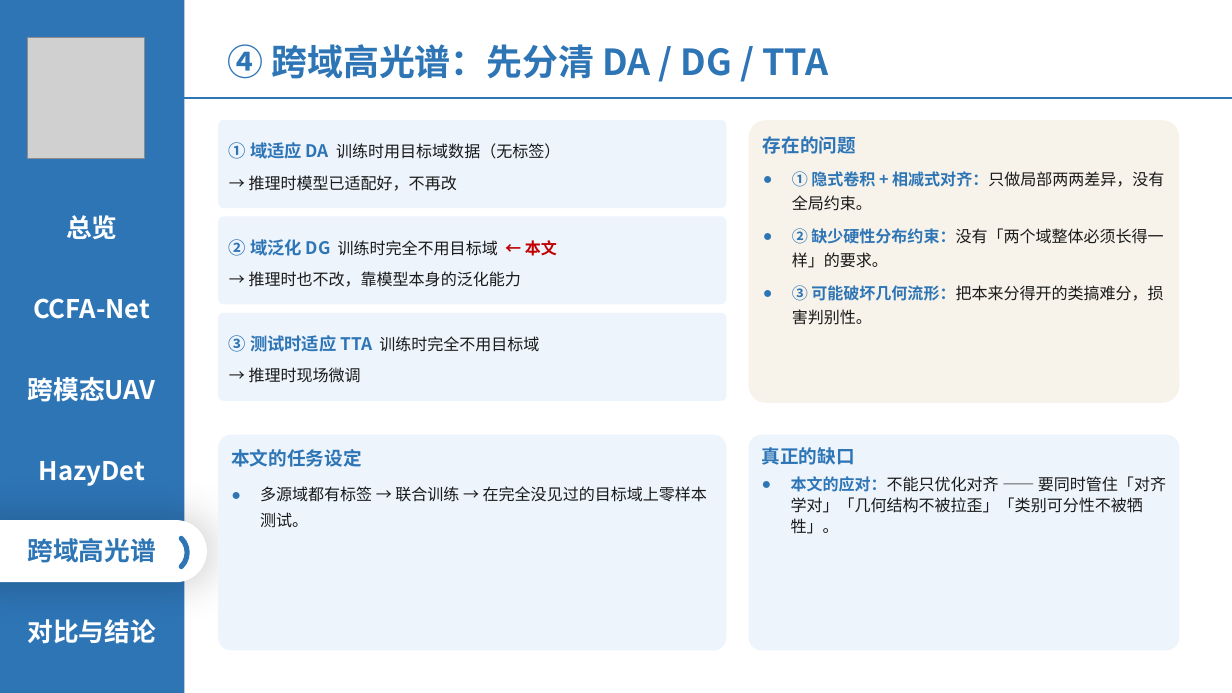
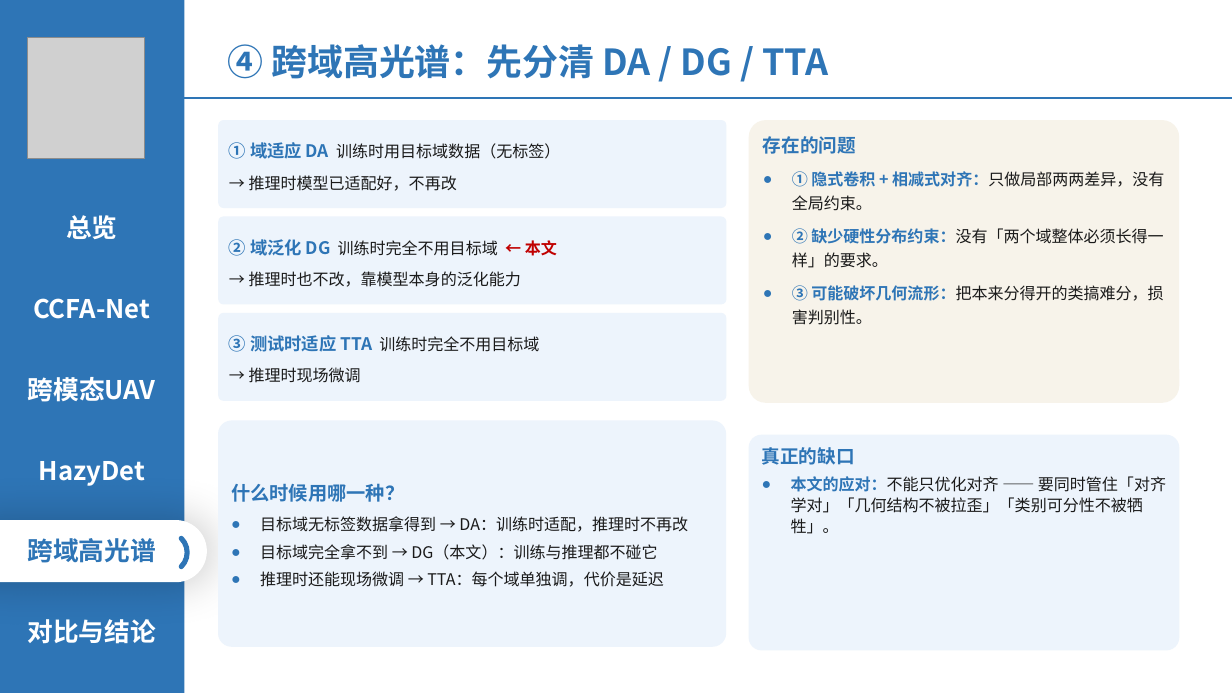
Before and after one commit to 139876/paper-notes, a slide deck: slide 13 of 论文精读/3-HazyDet精读/附件/四篇论文-组会汇报.pptx. Drawn at 1232x693 pixels with LibreOffice and Linux fonts; fonts in the diff are those of the drawing; grey boxes stand for pictures. Boxes give left, top, right and bottom in pixels: in the first picture for what was removed or moved away, otherwise in the second. Text is boxed around its words. In the diff, an @@ line names an element or a change of style, - is before the commit and + after.

```diff
--- a/论文精读/3-HazyDet精读/附件/四篇论文-组会汇报.pptx
+++ b/论文精读/3-HazyDet精读/附件/四篇论文-组会汇报.pptx
@@ rounded rectangle "什么时候用哪一种？": place and size @@
-rounded rectangle "什么时候用哪一种？" at [218,434,726,650]
+rounded rectangle "什么时候用哪一种？" at [218,421,726,647]
@@ rounded rectangle "什么时候用哪一种？" at [218,421,726,647]: vertical alignment top to middle @@
@@ text in rounded rectangle at [231,483,688,587]: text changed @@
-本文的任务设定
-● 多源域都有标签 → 联合训练 → 在完全没见过的目标域上零样本测试。
+什么时候用哪一种？
+● 目标域无标签数据拿得到 → DA：训练时适配，推理时不再改
+● 目标域完全拿不到 → DG（本文）：训练与推理都不碰它
+● 推理时还能现场微调 → TTA：每个域单独调，代价是延迟
```
Also in this commit, not shown: 9 other slides changed, 1 slide added, 2 slides removed.
